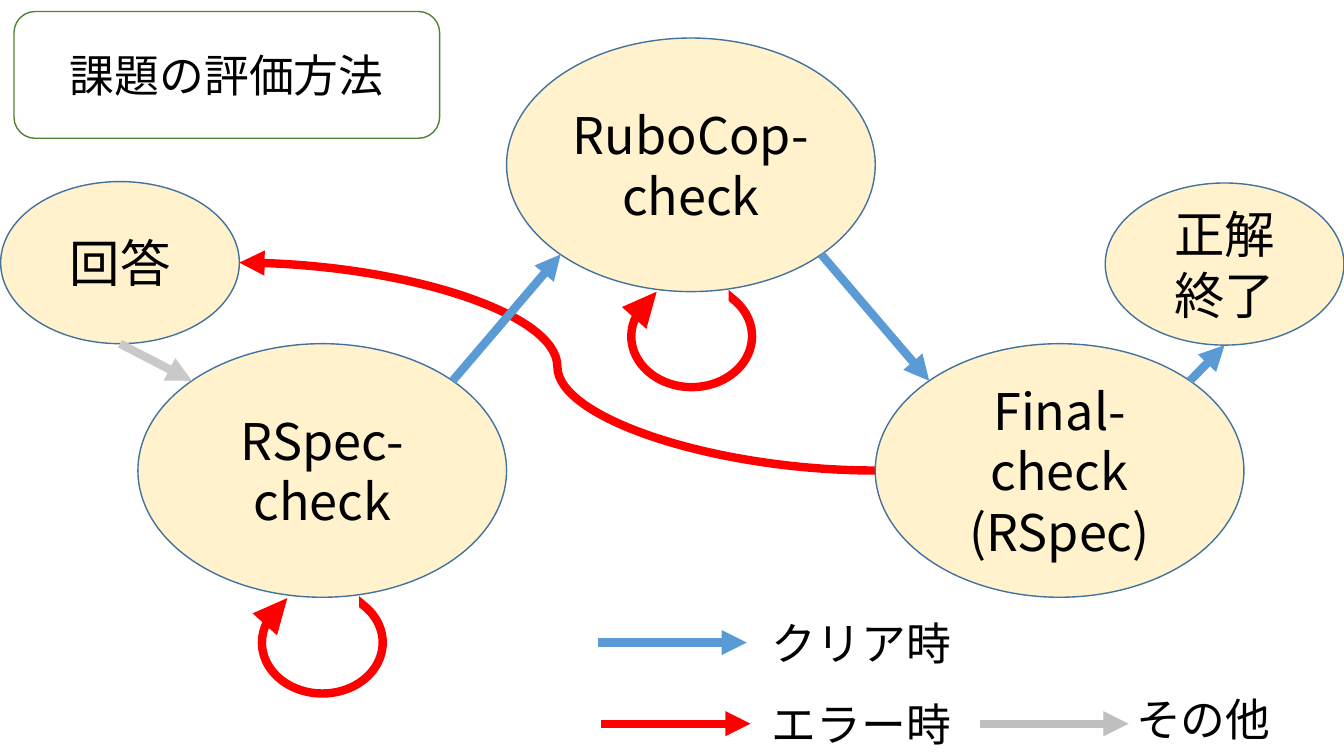
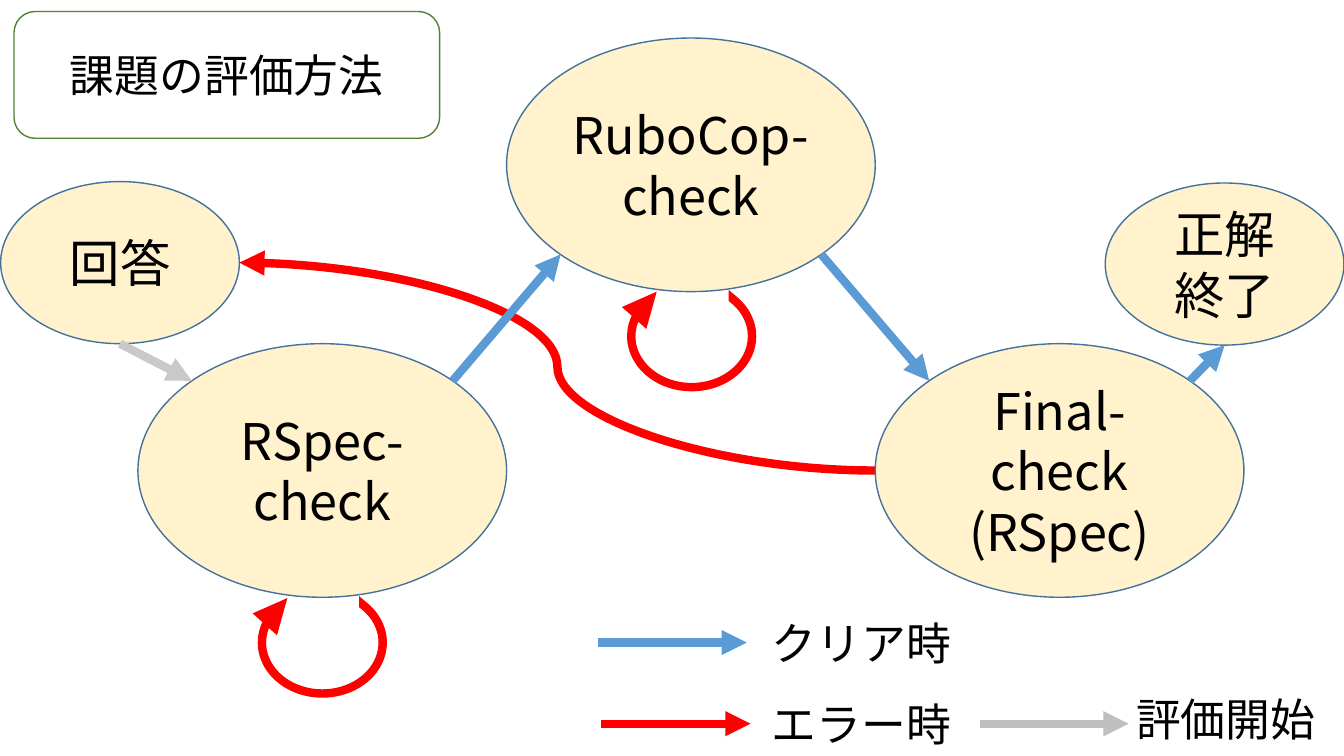
Before and after one commit to Takaki0403/ruby_learner, a slide deck: slide 3 of docs/thesis/midterm_presentation/others/5464_takaki_midterm.pptx. Drawn at 1344x756 pixels with LibreOffice and Linux fonts; fonts in the diff are those of the drawing. Boxes give left, top, right and bottom in pixels: in the first picture for what was removed or moved away, otherwise in the second. Text is boxed around its words. In the diff, an @@ line names an element or a change of style, - is before the commit and + after.

```diff
--- a/docs/thesis/midterm_presentation/others/5464_takaki_midterm.pptx
+++ b/docs/thesis/midterm_presentation/others/5464_takaki_midterm.pptx
@@ text at (1136,698,1315,740): text changed @@
-その他
+評価開始
```
Also in this commit, not shown: 2 other files.
